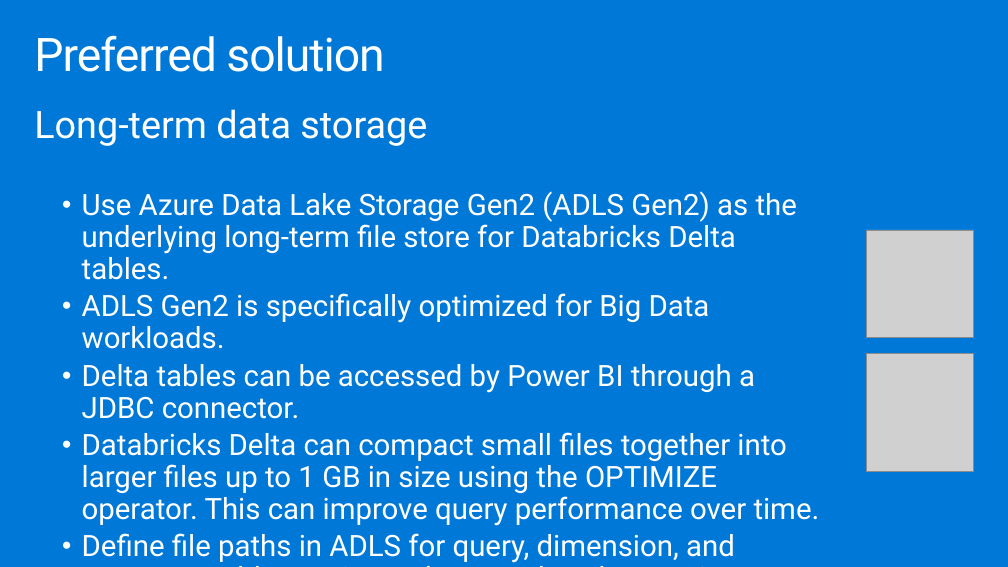
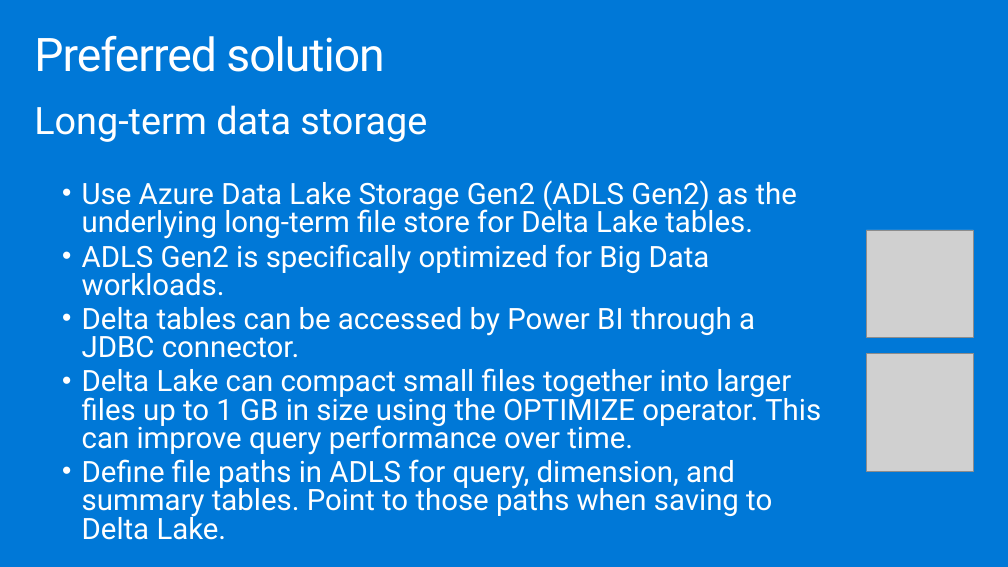
Before and after one commit to testjiho/innovative-fraud-detection, a slide deck: slide 23 of Whiteboard design session/WDS trainer presentation - Cosmos DB Real Time Advanced Analytics.pptx. Drawn at 1008x567 pixels with LibreOffice and Linux fonts; fonts in the diff are those of the drawing; grey boxes stand for pictures. Boxes give left, top, right and bottom in pixels: in the first picture for what was removed or moved away, otherwise in the second. Text is boxed around its words. In the diff, an @@ line names an element or a change of style, - is before the commit and + after.

```diff
--- a/Whiteboard design session/WDS trainer presentation - Cosmos DB Real Time Advanced Analytics.pptx
+++ b/Whiteboard design session/WDS trainer presentation - Cosmos DB Real Time Advanced Analytics.pptx
@@ text at box(34, 105, 755, 358): line spacing 0.9 to 0.8 @@
@@ text at box(82, 180, 797, 239): text changed @@
-  • Use Azure Data Lake Storage Gen2 (ADLS Gen2) as the underlying long-term file store for Databricks Delta tables.
+  • Use Azure Data Lake Storage Gen2 (ADLS Gen2) as the underlying long-term file store for Delta Lake tables.
@@ text at box(82, 368, 821, 540): text changed @@
-  • Databricks Delta can compact small files together into larger files up to 1 GB in size using the OPTIMIZE operator. This can improve query performance over time.
-  • Define file paths in ADLS for query, dimension, and summary tables. Point to those paths when saving to Delta.
+  • Delta Lake can compact small files together into larger files up to 1 GB in size using the OPTIMIZE operator. This can improve query performance over time.
+  • Define file paths in ADLS for query, dimension, and summary tables. Point to those paths when saving to Delta Lake.
```
Also in this commit, not shown: 3 other slides changed, 1 other file.
